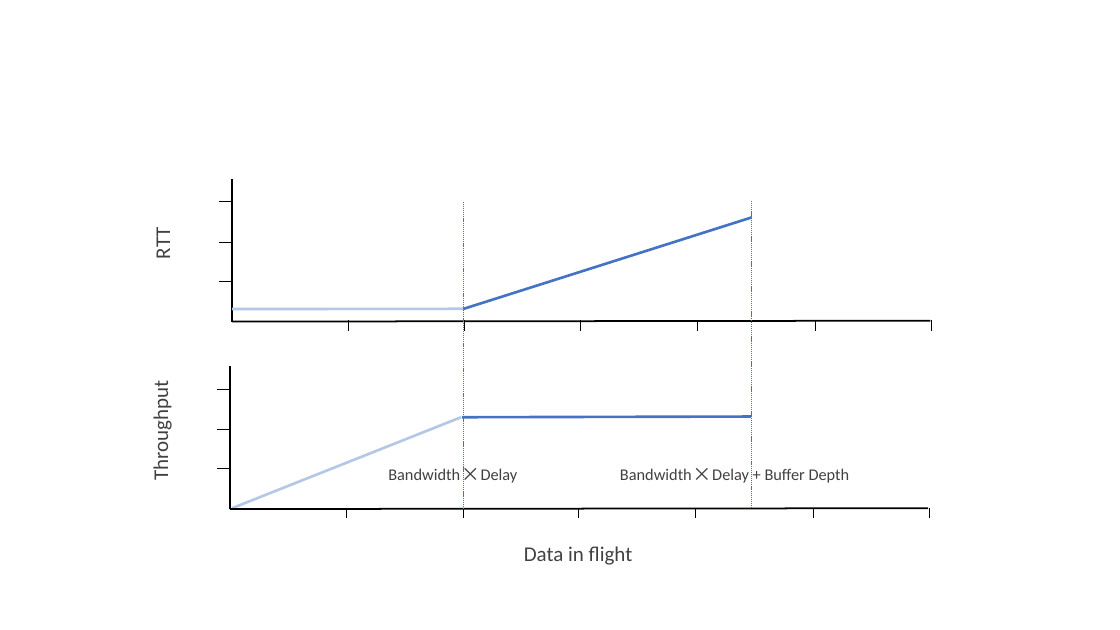
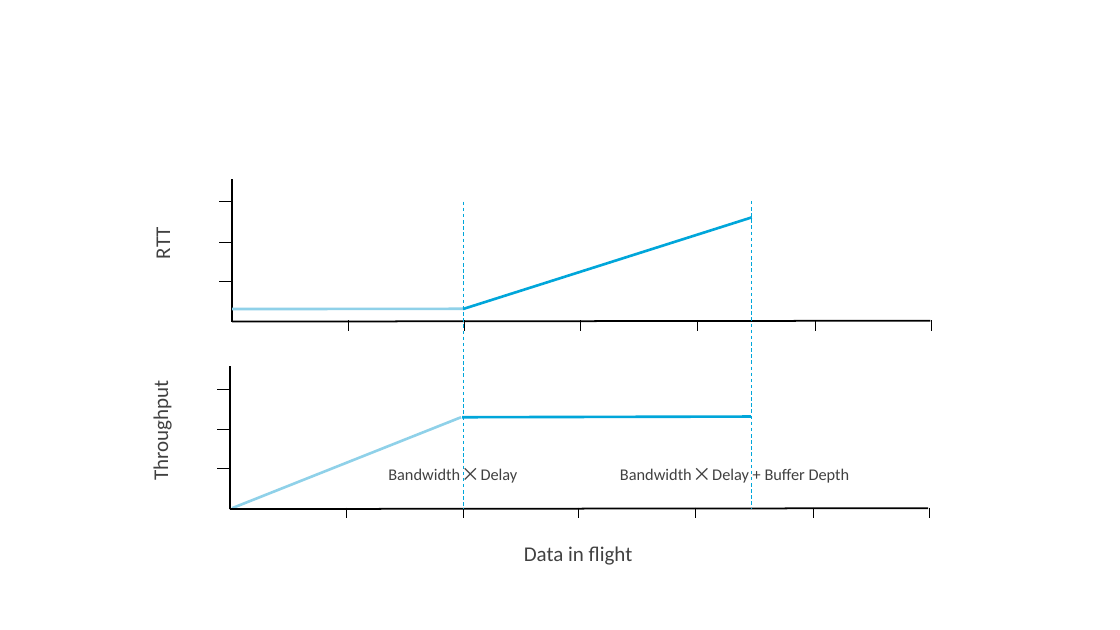
Before and after one commit to SystemsApproach/tcpcc, a slide deck: slide 6 of figures/Figure-sources.pptx. Drawn at 1120x630 pixels with LibreOffice and Linux fonts; fonts in the diff are those of the drawing. Boxes give left, top, right and bottom in pixels: in the first picture for what was removed or moved away, otherwise in the second. Text is boxed around its words. In the diff, an @@ line names an element or a change of style, - is before the commit and + after.

```diff
--- a/figures/Figure-sources.pptx
+++ b/figures/Figure-sources.pptx
@@ line (463, 202) - (463, 509): stroke #4472C4 0.5 pt dashed to #00A6DA 1.5 pt dashed @@
@@ line (751, 201) - (751, 508): stroke #4472C4 0.5 pt dashed to #00A6DA 1.5 pt dashed @@
@@ line (463, 309) - (752, 218): stroke #4472C4 4.5 pt to #00A6DA 4.5 pt @@
@@ line (232, 309) - (464, 309): stroke #B4C7E7 4.5 pt to #8FD1E9 4.5 pt @@
@@ line (232, 508) - (461, 417): stroke #B4C7E7 4.5 pt to #8FD1E9 4.5 pt @@
@@ line (462, 417) - (751, 417): stroke #4472C4 4.5 pt to #00A6DA 4.5 pt @@
```
Also in this commit, not shown: 5 other slides changed, 3 slides added, 16 other files.
